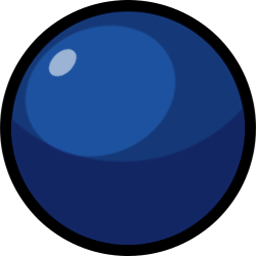
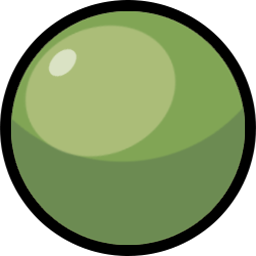
The second (256, 256) image is a revision of the first. Changes to its layers:
showed group "блок 4 copy" (6 layers) over box(11, 11, 245, 245)
hid group "блок 1" (5 layers) over box(11, 11, 245, 245)
